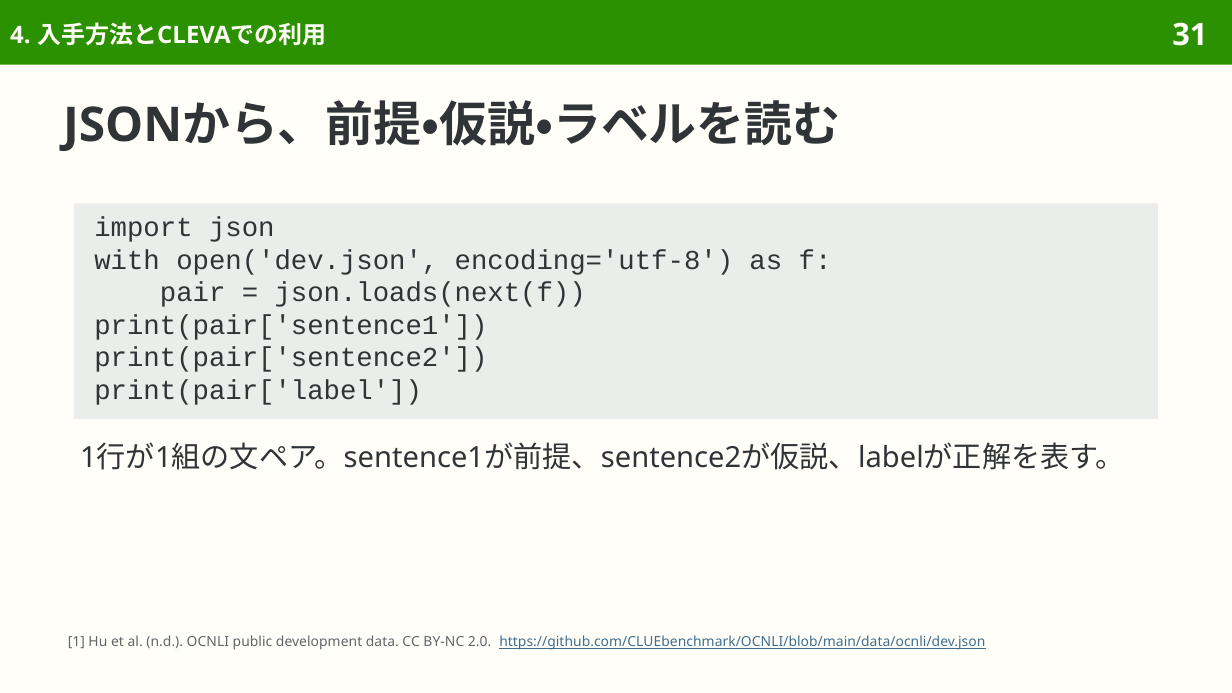
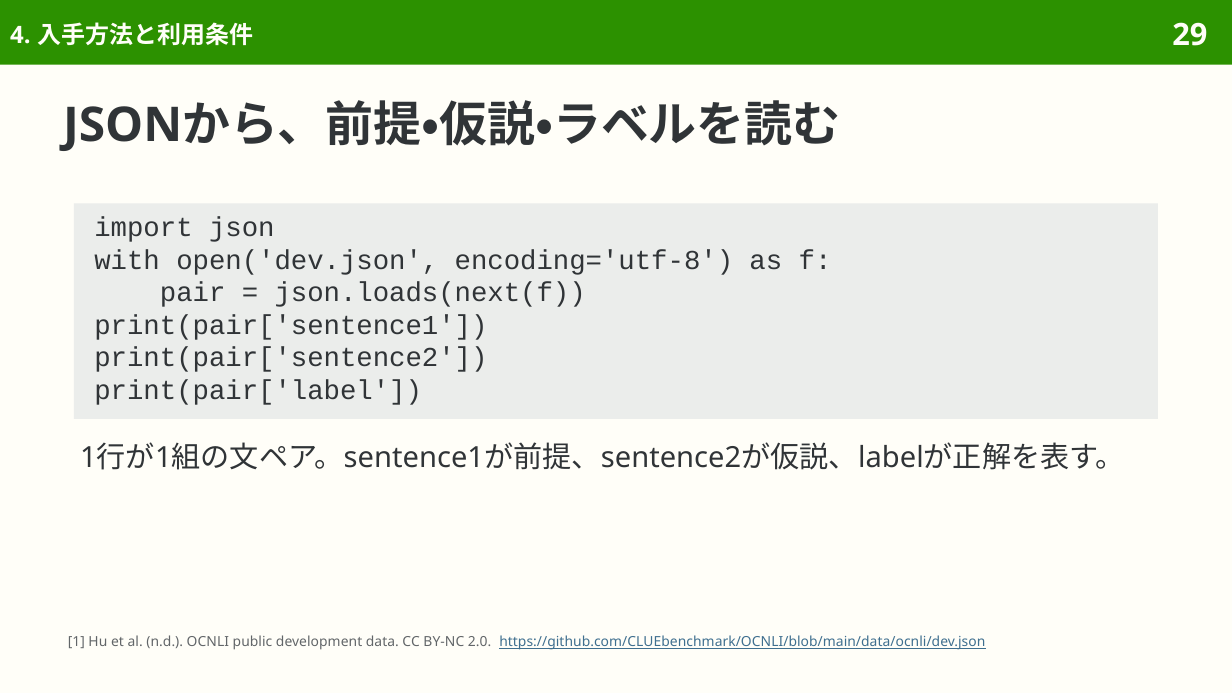
Before and after one commit to sasakiy84/datasets-in-10-minutes, a slide deck: slide 29 of slides/datasets-in-10-minutes-ocnli.pptx (slide 31 before the commit). Drawn at 1232x693 pixels with LibreOffice and Linux fonts; fonts in the diff are those of the drawing. Boxes give left, top, right and bottom in pixels: in the first picture for what was removed or moved away, otherwise in the second. Text is boxed around its words. In the diff, an @@ line names an element or a change of style, - is before the commit and + after.

```diff
--- a/slides/datasets-in-10-minutes-ocnli.pptx
+++ b/slides/datasets-in-10-minutes-ocnli.pptx
@@ title at [10, 22, 253, 45]: text changed @@
-4. 入手方法とCLEVAでの利用
+4. 入手方法と利用条件
@@ page number at [1172, 22, 1207, 46]: text changed @@
-31
+29
```
Also in this commit, not shown: 4 other slides changed, 3 slides removed, 50 other files.
